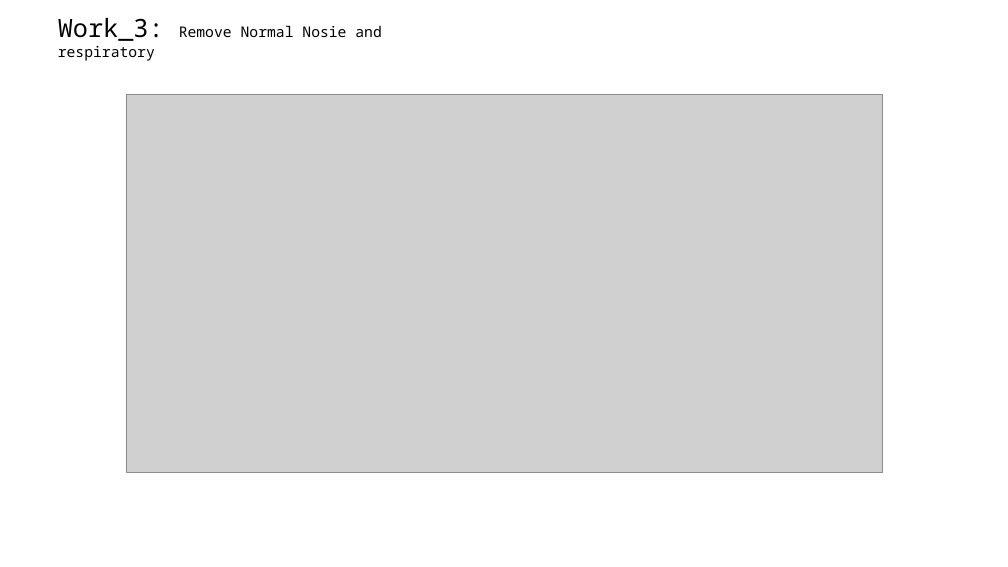
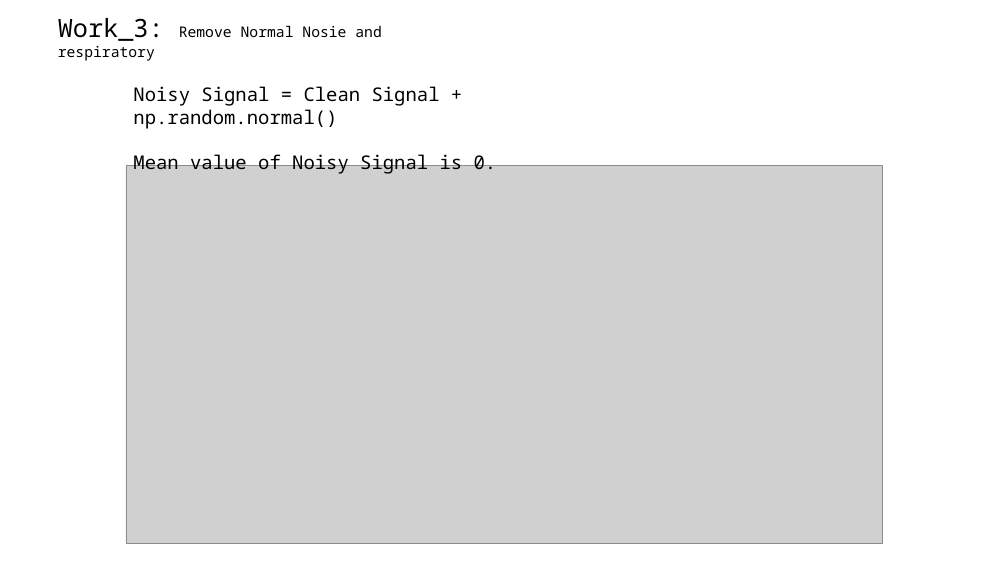
Before and after one commit to A-Big-Tortoise/Presentation, a slide deck: slide 8 of Presentation_911_JiayuChen.pptx (slide 7 before the commit). Drawn at 1008x567 pixels with LibreOffice and Linux fonts; fonts in the diff are those of the drawing; grey boxes stand for pictures. Boxes give left, top, right and bottom in pixels: in the first picture for what was removed or moved away, otherwise in the second. Text is boxed around its words. In the diff, an @@ line names an element or a change of style, - is before the commit and + after.

```diff
--- a/Presentation_911_JiayuChen.pptx
+++ b/Presentation_911_JiayuChen.pptx
@@ text added at (x1=133, y1=86, x2=497, y2=174), 18 pt, text #000000 @@
+Noisy Signal = Clean Signal + np.random.normal()
+Mean value of Noisy Signal is 0.
@@ picture moved from (x1=126, y1=95, x2=882, y2=473) to (x1=126, y1=166, x2=882, y2=544) @@
```
Also in this commit, not shown: 9 other slides changed, 3 slides added, 1 slide removed.
